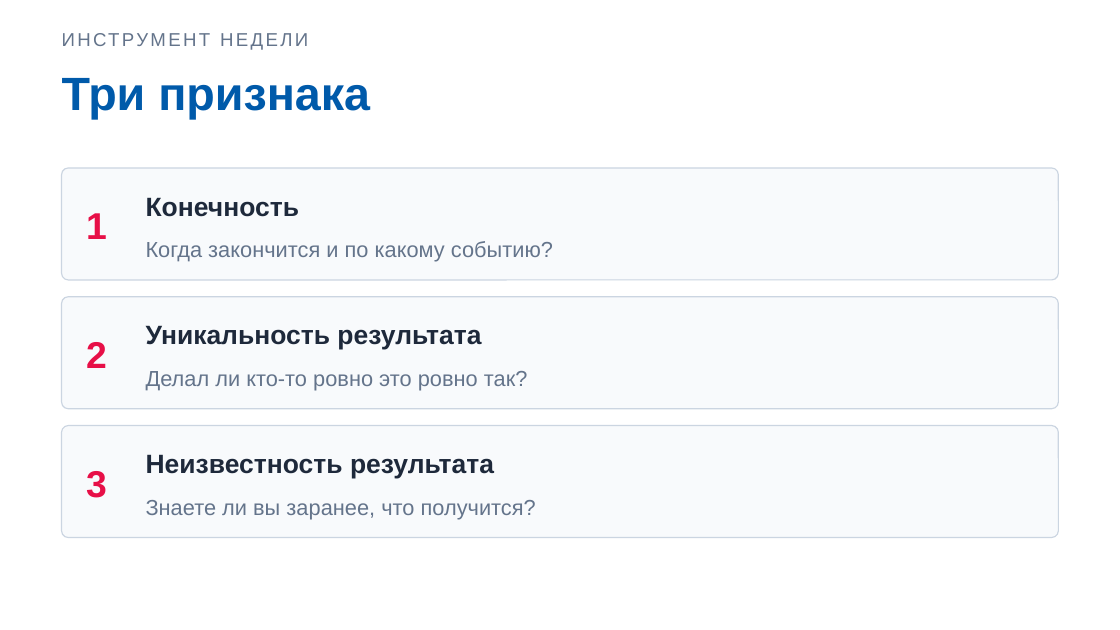
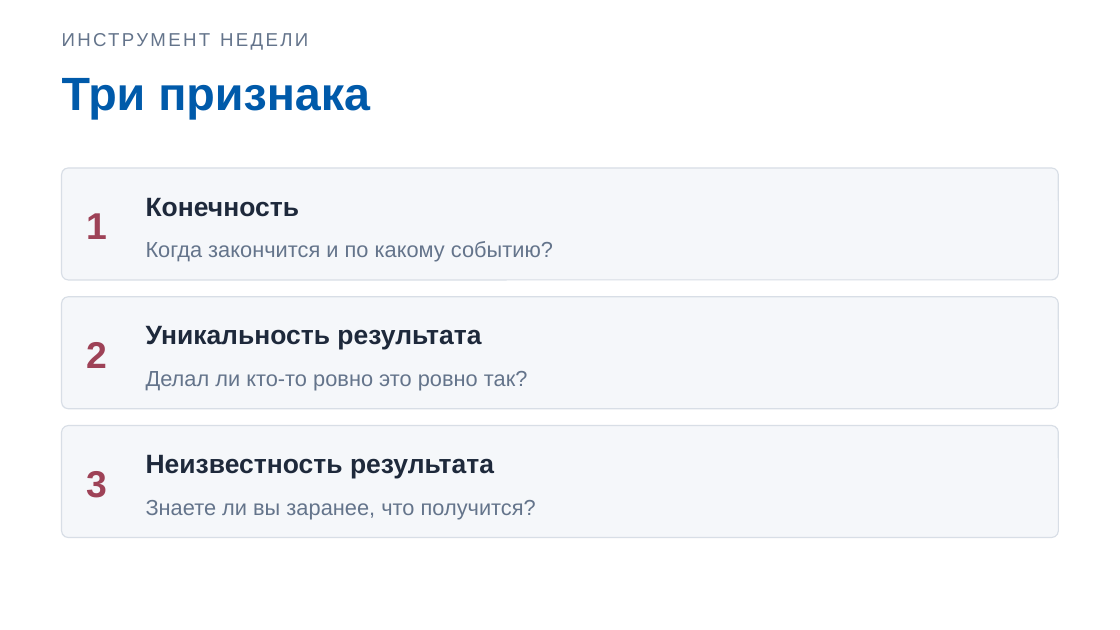
Before and after one commit to DimaMuhannad/OPD, a slide deck: slide 3 of zanyatiya/Zanyatie_02_Slaydy.pptx. Drawn at 1120x630 pixels with LibreOffice and Linux fonts; fonts in the diff are those of the drawing. Boxes give left, top, right and bottom in pixels: in the first picture for what was removed or moved away, otherwise in the second. Text is boxed around its words. In the diff, an @@ line names an element or a change of style, - is before the commit and + after.

```diff
--- a/zanyatiya/Zanyatie_02_Slaydy.pptx
+++ b/zanyatiya/Zanyatie_02_Slaydy.pptx
@@ fill #F8FAFC to #F5F7FA; outline #CBD5E1 0.75 pt to #D8DEE6 0.75 pt in 3 elements at (62,168,1058,280), (62,297,1058,409), (62,426,1058,538) @@
@@ text colour #E70F47 to #9E4257 in 3 elements at (86,213,107,239), (86,342,107,368), (86,471,107,498) @@
```
Also in this commit, not shown: 9 other slides changed.
